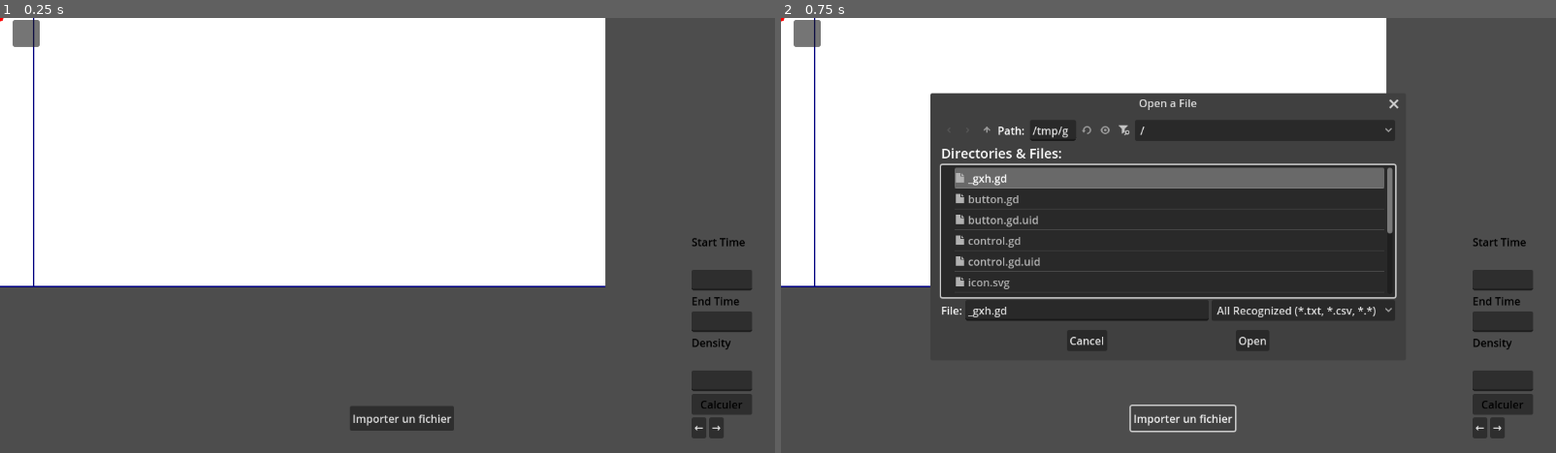
Above: before the commit, frames 1-2 (left to right).
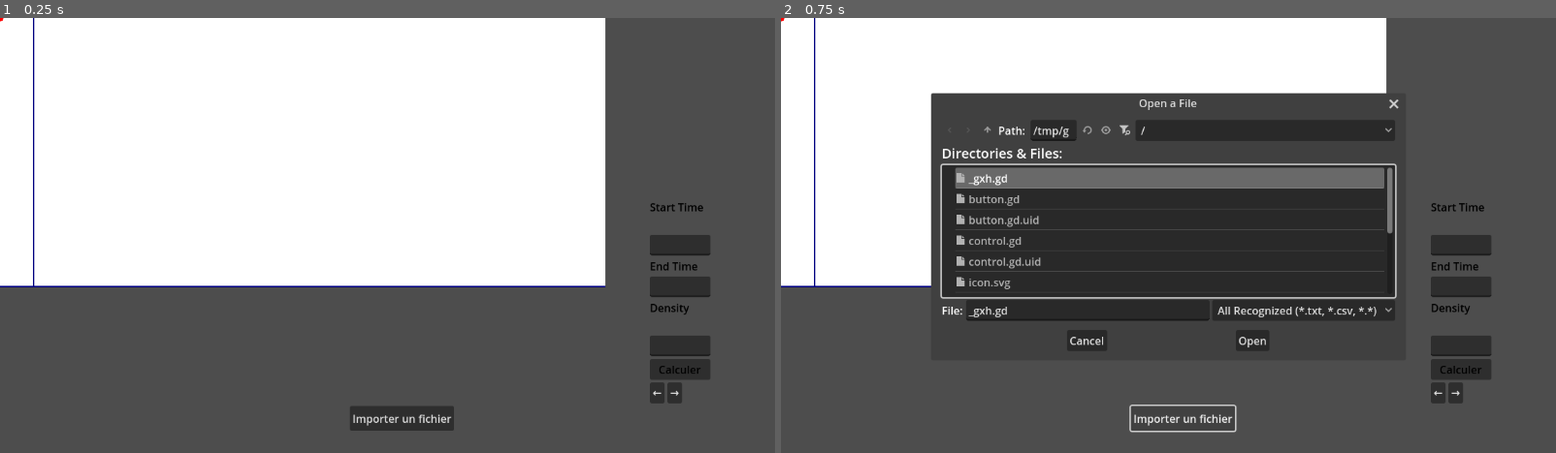
Above: after the commit, the same moments.

Repository: Ayadayi/Tissu_cardiaque
Game: Godot game, scene res://node_2d.tscn
The game is run twice, just before and just after one commit, with the same random seed, the same clock (stepped at 60 frames per second) and the same inputs.
Inputs:
- Up to frame 1 (0.25 s): no input
- Up to frame 2 (0.75 s): click "Importer un fichier" at 0.5 s

The runs differ from the first frame. In frame 1, 3.4% of the frame differs, in the area x 1-97%, y 0-97%; in frame 2, 4.6%.

Commit message:
Update node_2d.tscn

Diff:
--- a/courbe/node_2d.tscn
+++ b/courbe/node_2d.tscn
@@ -30,10 +30,10 @@
 
 [node name="UI" type="Panel" parent="Control"]
 layout_mode = 0
-offset_left = 19.0
-offset_top = 3.0
-offset_right = 59.0
-offset_bottom = 43.0
+offset_left = -43.0
+offset_top = -49.0
+offset_right = -3.0
+offset_bottom = -9.0
 
 [node name="UIVBox" type="VBoxContainer" parent="Control/UI"]
 layout_mode = 0
